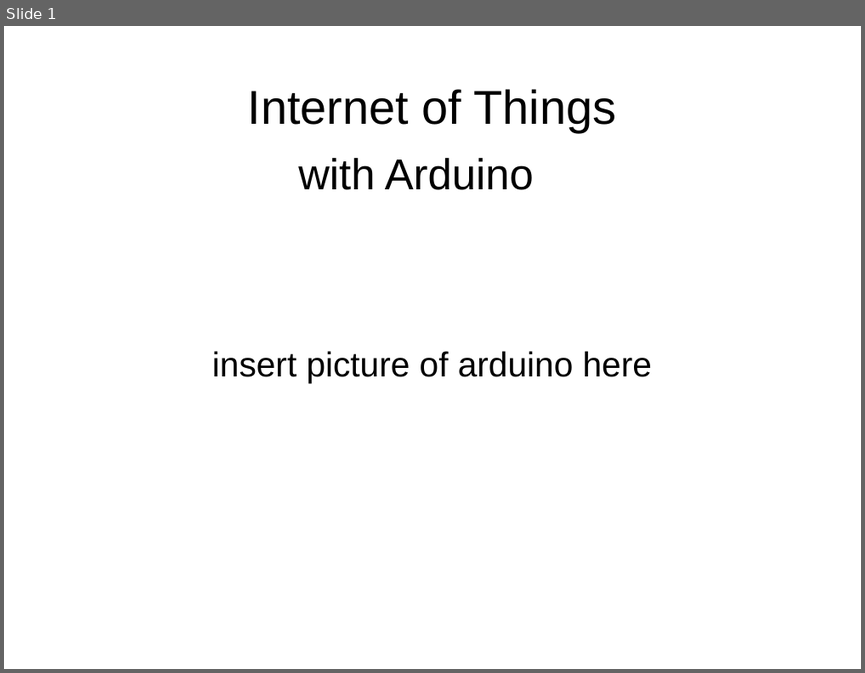
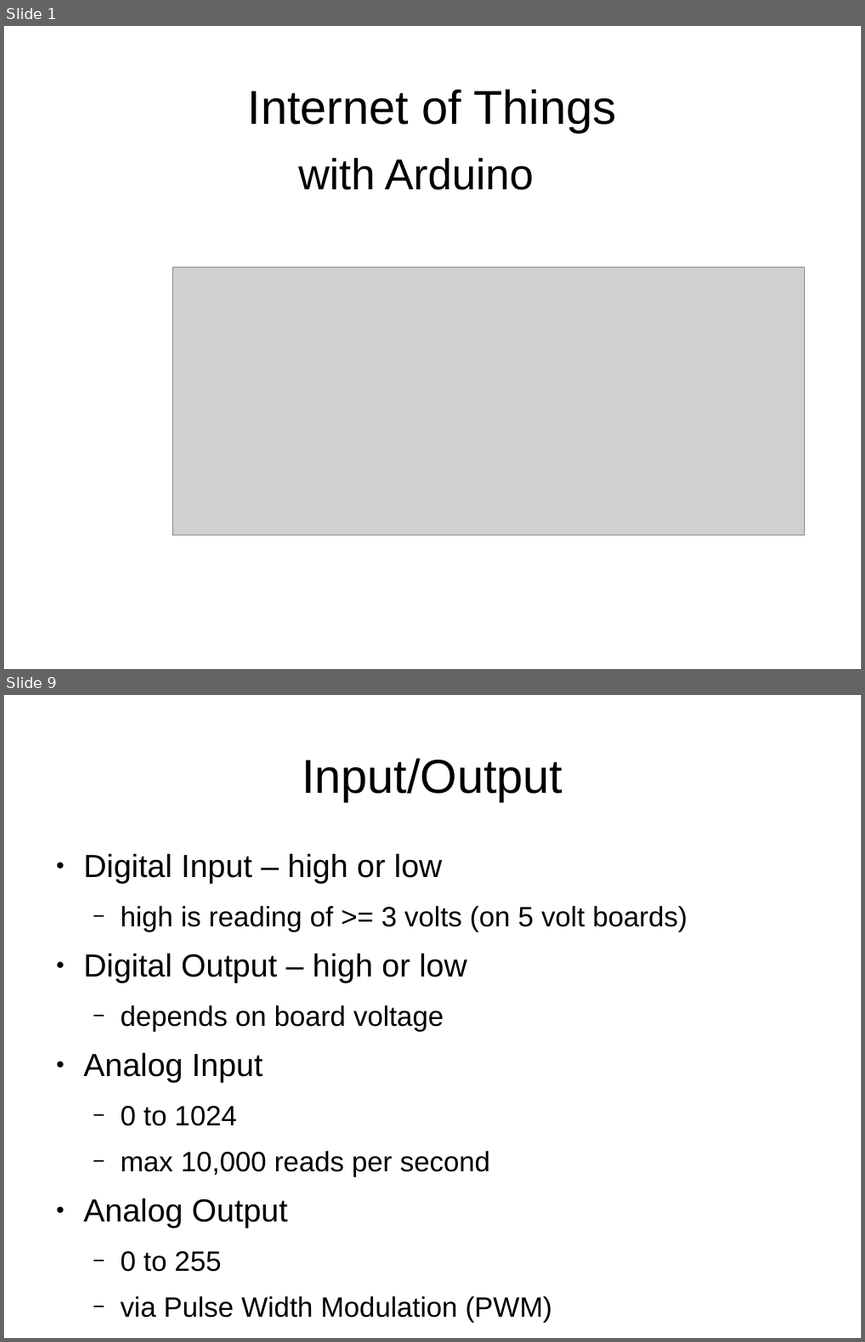
Before and after one commit to jasonmfehr/jug-arduino, a slide deck: presentation/Illnois_JUG_2014_09_09.odp. Shown one above the other, each under a label of ours: slide 1 before the commit, slides 1 and 9 after it; the slides between them are not shown. The pictures are 865x673 and 865x1342 pixels, drawn with LibreOffice and Linux fonts; fonts in the diff are those of the drawing; grey boxes stand for pictures. Boxes give left, top, right and bottom in pixels: in the first picture for what was removed or moved away, otherwise in the second. Text is boxed around its words. In the diff, an @@ line names an element or a change of style, - is before the commit and + after.

```diff
--- a/presentation/Illnois_JUG_2014_09_09.odp
+++ b/presentation/Illnois_JUG_2014_09_09.odp
@@ slide 9 added at (4, 695, 861, 1338), background #FFFFFF @@
@@ title added at (302, 758, 562, 801), 44 pt, text #000000 @@
+Input/Output
@@ text added at (84, 853, 687, 1322), 25.9 pt, text #000000 @@
+● Digital Input – high or low
+  − high is reading of >= 3 volts (on 5 volt boards)
+● Digital Output – high or low
+  − depends on board voltage
+● Analog Input
+  − 0 to 1024
+  − max 10,000 reads per second
+● Analog Output
+  − 0 to 255
+  − via Pulse Width Modulation (PWM)
@@ slide 1 changed as well @@
@@ picture added at (172, 267, 805, 534) @@
@@ subtitle removed at (212, 351, 652, 383) @@
-insert picture of arduino here
```
Also in this commit, not shown: 10 other slides added.
